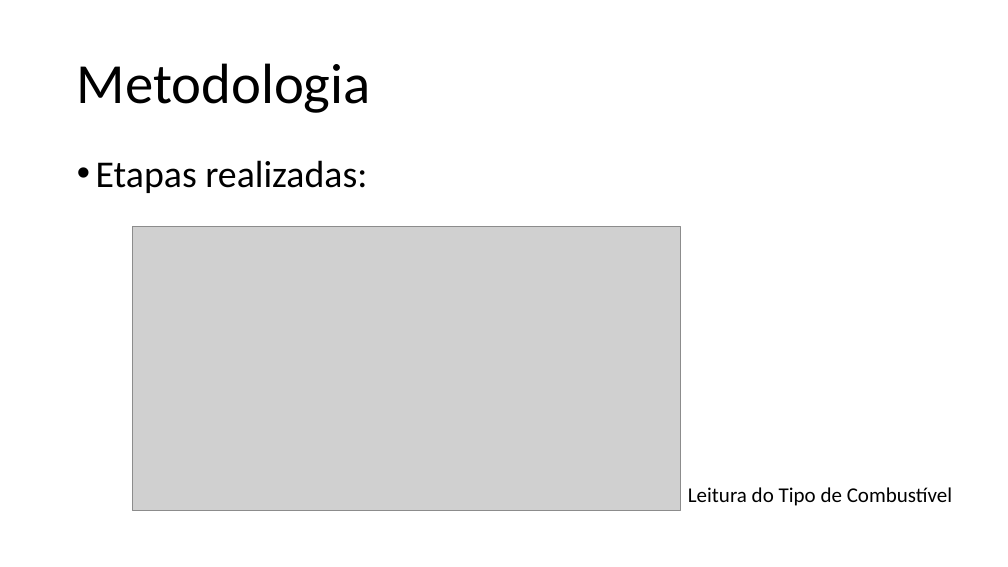
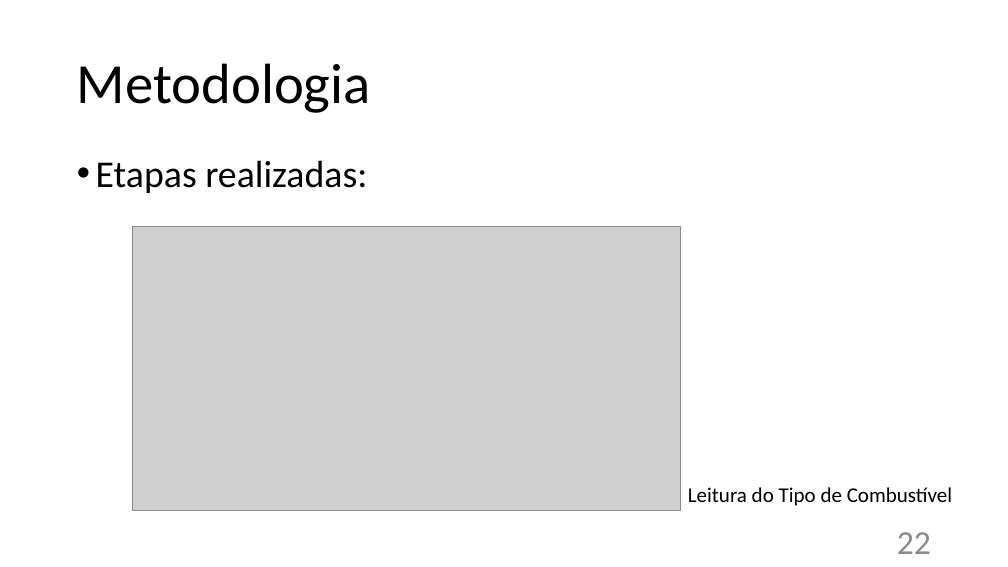
Before and after one commit to ruanlas/TADS2015, a slide deck: slide 22 of TCC-documentos/Apresentacao/TCC_v3.pptx (slide 20 before the commit). Drawn at 1008x567 pixels with LibreOffice and Linux fonts; fonts in the diff are those of the drawing; grey boxes stand for pictures. Boxes give left, top, right and bottom in pixels: in the first picture for what was removed or moved away, otherwise in the second. Text is boxed around its words. In the diff, an @@ line names an element or a change of style, - is before the commit and + after.

```diff
--- a/TCC-documentos/Apresentacao/TCC_v3.pptx
+++ b/TCC-documentos/Apresentacao/TCC_v3.pptx
@@ page number added at (897, 532, 931, 554), 32 pt, text #8C8C8C @@
+22
```
Also in this commit, not shown: 27 other slides changed, 7 slides added, 1 slide removed, 1 other file.
